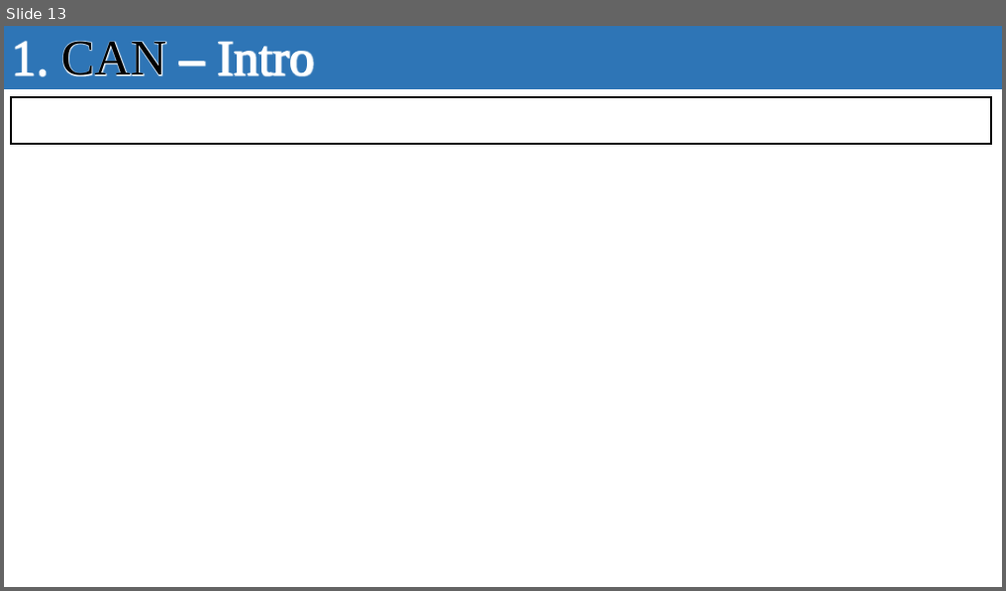
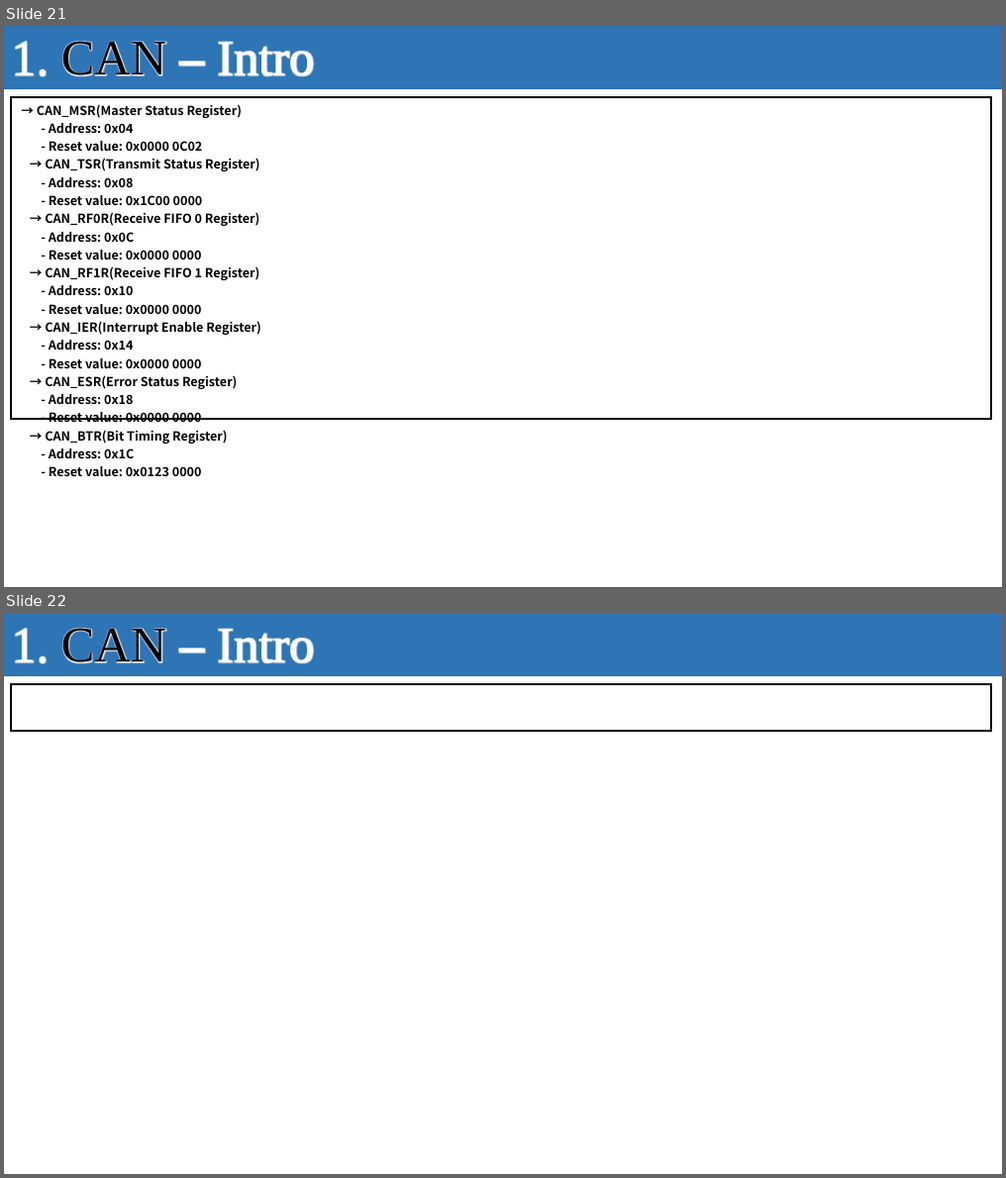
Before and after one commit to seonghokim/Study, a slide deck: Study Material/Firmware Explanation.pptx. Shown one above the other, each under a label of ours: slide 13 before the commit, slides 21 and 22 after it. The pictures are 1006x591 and 1006x1178 pixels, drawn with LibreOffice and Linux fonts; fonts in the diff are those of the drawing; background and template pictures are left out. Boxes give left, top, right and bottom in pixels: in the first picture for what was removed or moved away, otherwise in the second. Text is boxed around its words. In the diff, an @@ line names an element or a change of style, - is before the commit and + after.

```diff
--- a/Study Material/Firmware Explanation.pptx
+++ b/Study Material/Firmware Explanation.pptx
@@ slide 21 added at (4, 26, 1002, 587), background #FFFFFF; not listed: 1 template element that a slide beside it also shows @@
@@ rectangle added at (4, 26, 1002, 89), fill #2E75B6, 48 pt, text #FFFFFF @@
+1. CAN – Intro
@@ table added at (11, 97, 991, 480), 1 rows, 1 columns @@
+→ CAN_MSR(Master Status Register) / - Address: 0x04 / - Reset value: 0x0000 0C02 / → CAN_TSR(Transmit Status Register) / - Address: 0x08 / - Reset value: 0x1C00 0000 / → CAN_RF0R(Receive FIFO 0 Register) / - Address: 0x0C / - Reset value: 0x0000 0000 / → CAN_RF1R(Receive FIFO 1 Register) / - Address: 0x10 / - Reset value: 0x0000 0000 / → CAN_IER(Interrupt Enable Register) / - Address: 0x14 / - Reset value: 0x0000 0000 / → CAN_ESR(Error Status Register) / - Address: 0x18 / - Reset value: 0x0000 0000 / → CAN_BTR(Bit Timing Register) / - Address: 0x1C / - Reset value: 0x0123 0000
@@ what was slide 13 is now slide 22 @@
```
Also in this commit, not shown: 1 slide changed, 13 other slides added.
